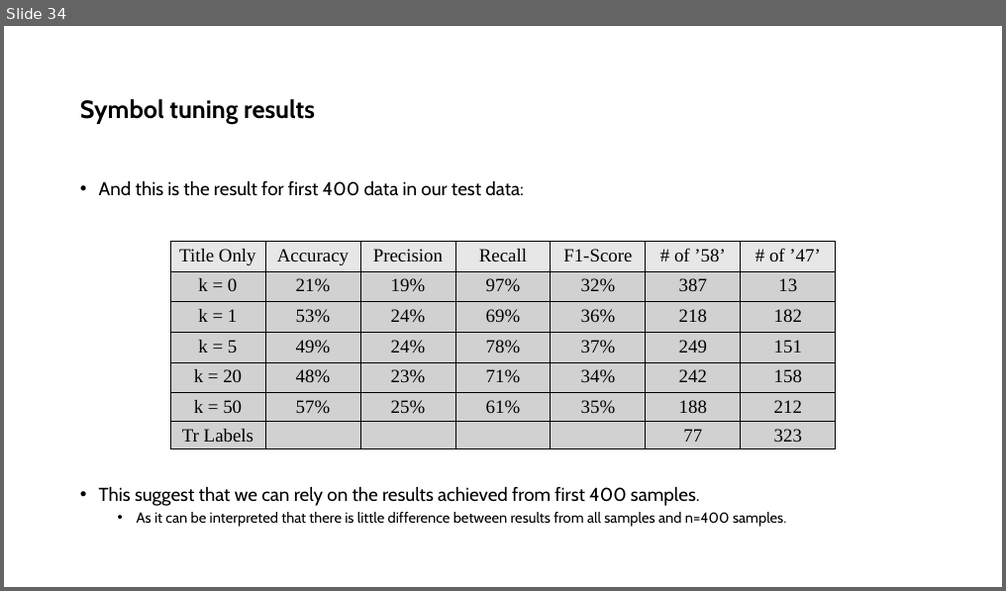
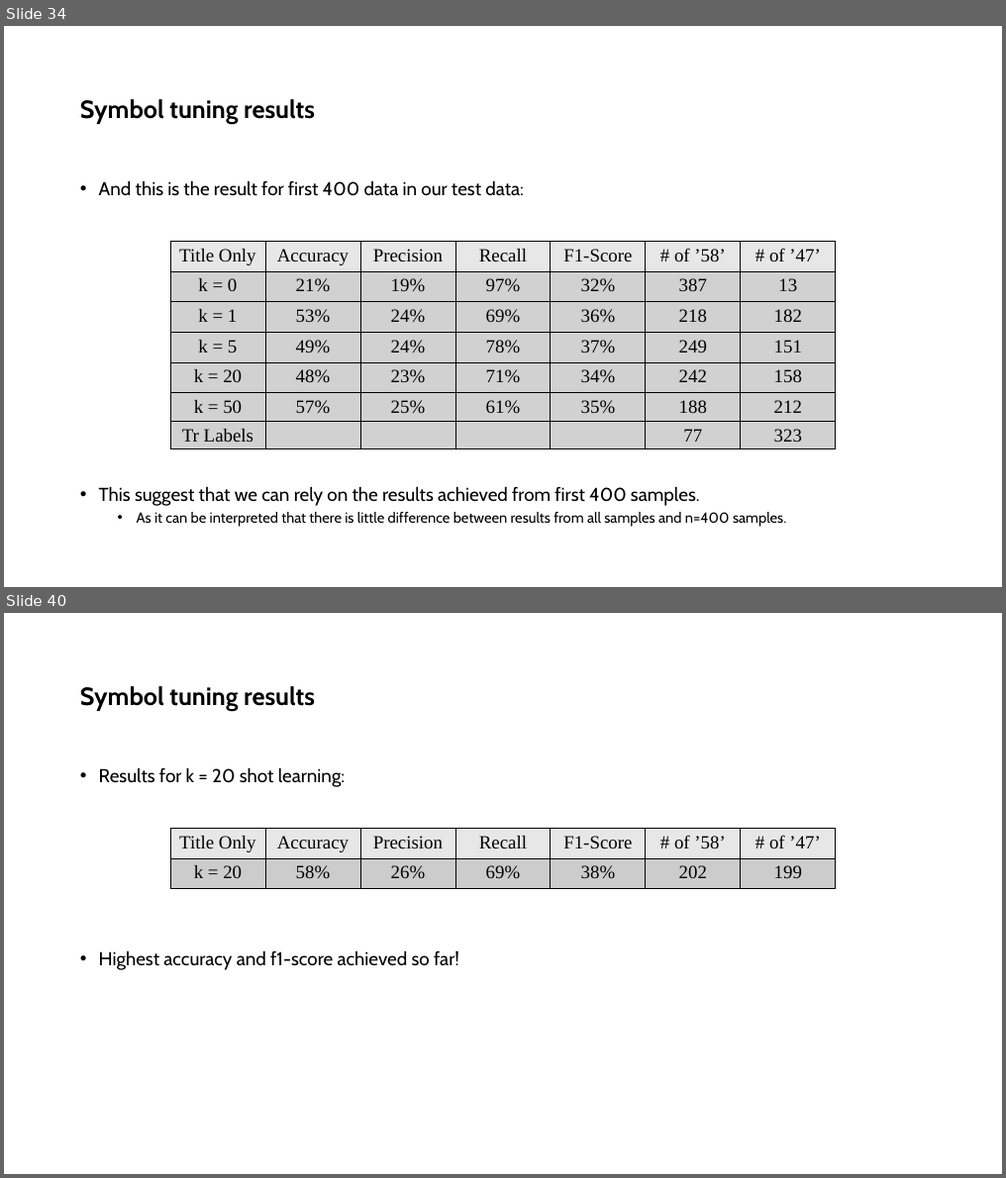
Before and after one commit to ShayanSalehi81/BachelorProject, a slide deck: Slides/Symbol Tuning.pptx. Shown one above the other, each under a label of ours: slide 34 before the commit, slides 34 and 40 after it; the slides between them are not shown. The pictures are 1006x591 and 1006x1178 pixels, drawn with LibreOffice and Linux fonts; fonts in the diff are those of the drawing. Boxes give left, top, right and bottom in pixels: in the first picture for what was removed or moved away, otherwise in the second. Text is boxed around its words. In the diff, an @@ line names an element or a change of style, - is before the commit and + after.

```diff
--- a/Slides/Symbol Tuning.pptx
+++ b/Slides/Symbol Tuning.pptx
@@ slide 40 added at [4,613,1002,1174], background #FFFFFF @@
@@ title added at [80,686,315,711], 24 pt, text #000000, bold @@
+Symbol tuning results
@@ text added at [99,767,459,970], 18 pt, text #000000 @@
+• Results for k = 20 shot learning:
+• Highest accuracy and f1-score achieved so far!
@@ table added at [170,829,836,889], 2 rows, 7 columns @@
+Title Only | Accuracy | Precision | Recall | F1-Score | # of ’58’ | # of ’47’
+k = 20 | 58% | 26% | 69% | 38% | 202 | 199
```
Also in this commit, not shown: 10 other slides added, 3 other files.
